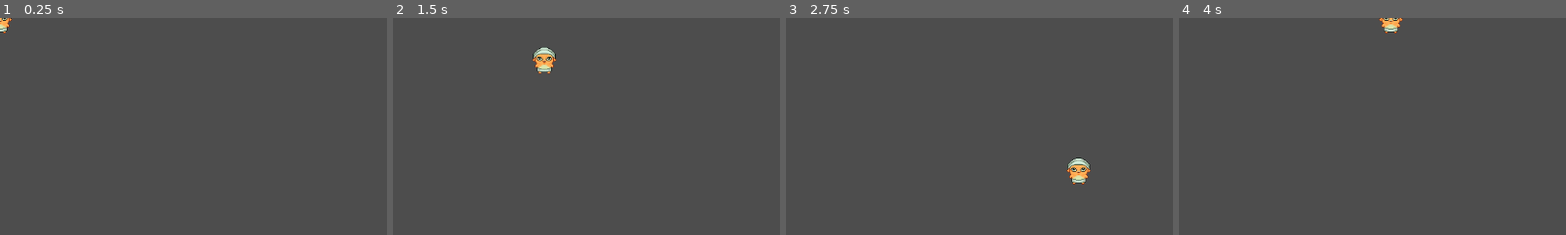
Above: before the commit, frames 1-4 (left to right).
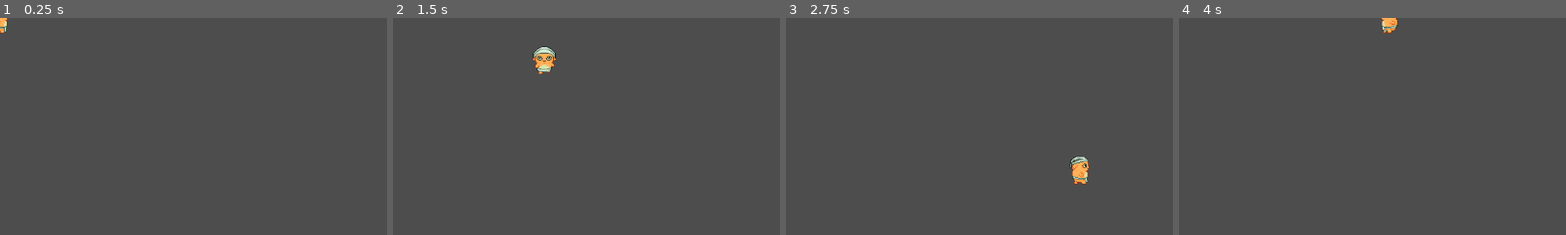
Above: after the commit, the same moments.

Repository: iListenToSludge/Pizza-Interactive
Game: Godot game, scene res://munchkin_player.tscn
The game is run twice, just before and just after one commit, with the same random seed, the same clock (stepped at 60 frames per second) and the same inputs. This scene is started directly instead of the project's main scene.
Inputs:
- Up to frame 1 (0.25 s): no input
- Up to frame 2 (1.5 s): tap Enter at 0.5 s; hold D (right) 0.53-1.28 s; hold S (down) from 1.28 s (still down)
- Up to frame 3 (2.75 s): release S (down) at 2.03 s; hold D (right) from 2.03 s (still down)
- Up to frame 4 (4 s): release D (right) at 2.78 s; hold W (up) 2.78-3.53 s; hold A (left) from 3.53 s (still down)
The pictures show only the part of the screen within x 0-50%, y 0-50%; the shares and areas given below are measured in that part.

The runs differ from the first frame. In frame 1, 0.1% of the frame differs, in the area x 0-4%, y 0-8%; in frame 2, 0.3%; in frame 3, 0.5%, in the area x 72-79%, y 63-77%; in frame 4, 0.3%.

Commit message:
MUNCHKITTY CHARACTER DONE

Diff:
--- a/pizza-interactive/munchkin_player.gd
+++ b/pizza-interactive/munchkin_player.gd
@@ -1,18 +1,48 @@
 extends CharacterBody2D
 
+var last_direction: Vector2 = Vector2.RIGHT
 
 const SPEED = 300.0
 
+@onready var animated_sprite_2d: AnimatedSprite2D = $AnimatedSprite2D
+#variables
+#------------------------------
 
-func _physics_process(delta: float) -> void:
+func _physics_process(_delta: float) -> void:
 	process_movement()
 	move_and_slide()
 
 
+#------------------------------------
+# MOVEMENT ANIMATION v
+#------------------------------------
 func process_movement() -> void:
 
 	# Get the input direction and handle the movement/deceleration.
 	# As good practice, you should replace UI actions with custom gameplay actions.
 	var direction := Input.get_vector("left", "right", "up", "down")
 
-	velocity = direction * SPEED
+	if direction !=  Vector2.ZERO:
+		velocity = direction * SPEED
+		last_direction = direction
+	else:
+		velocity = Vector2.ZERO
+
+	process_animation(last_direction)
+
+func process_animation(direction) -> void:
+	if velocity != Vector2.ZERO:
+		play_animation("walking", direction)
+	else:
+		play_animation("idle", direction)
+func play_animation(prefix: String, dir: Vector2) -> void:
+	if dir.x != 0:
+		animated_sprite_2d.flip_h = dir.x > 0
+		animated_sprite_2d.play(prefix + "_left")
+	elif dir.y < 0:
+		animated_sprite_2d.play(prefix + "_back")
+	elif dir.y > 0:
+		animated_sprite_2d.play(prefix + "_front")
+#----------------------------------------
+#MOVEMENT ANIMATION ^
+#----------------------------------------
--- a/pizza-interactive/munchkin_player.tscn
+++ b/pizza-interactive/munchkin_player.tscn
@@ -203,7 +203,8 @@
 
 [node name="AnimatedSprite2D" type="AnimatedSprite2D" parent="."]
 sprite_frames = SubResource("SpriteFrames_1wla6")
-animation = &"idle_front"
+animation = &"walking_left"
+flip_h = true
 
 [node name="CollisionShape2D" type="CollisionShape2D" parent="."]
 position = Vector2(0, 5)
